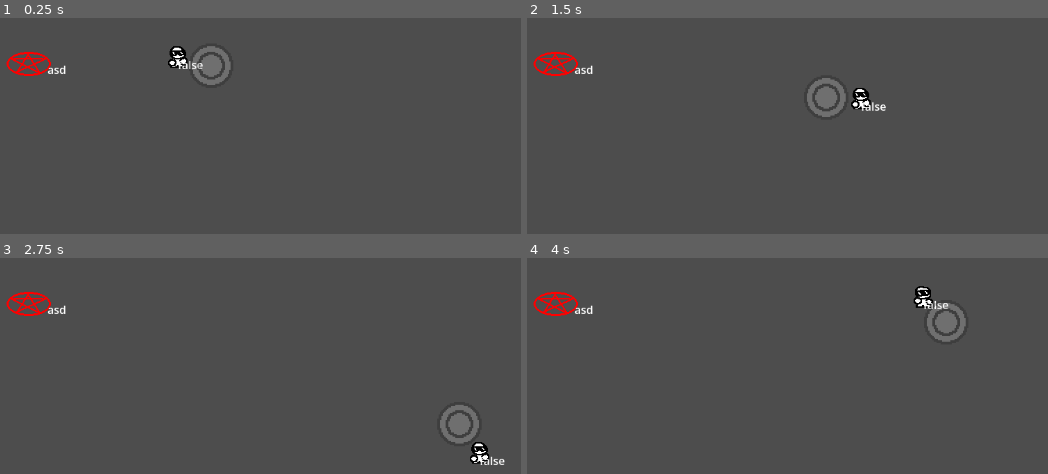
Above: before the commit, frames 1-4 (two rows, left to right).
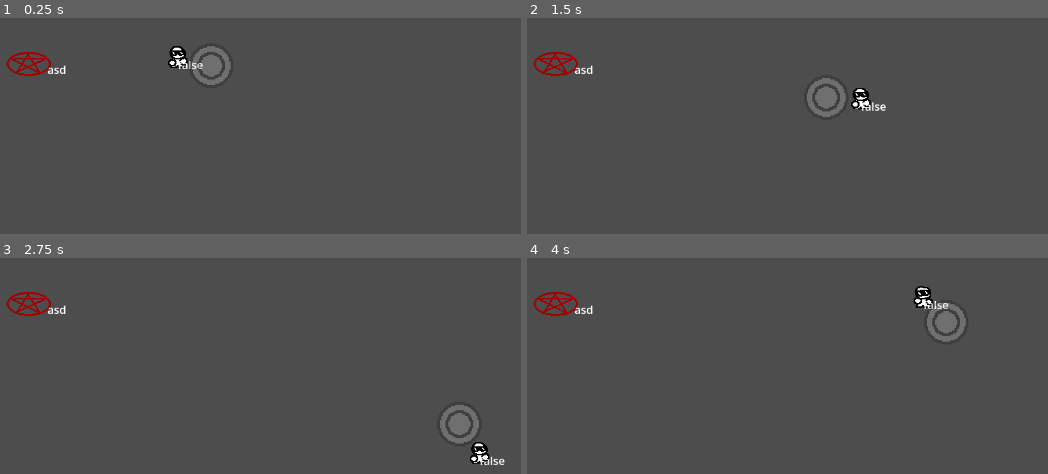
Above: after the commit, the same moments.

Repository: Daxlate/SunglassesJoey
Game: Godot game, scene res://scenes/SaraTesting.tscn
Two runs of this game, one before a commit and one after it. Both use one fixed random seed, a clock stepped at 60 frames per second and the inputs below. This scene is started directly instead of the project's main scene.
Inputs (mouse positions are in pixels of both pictures, inside the frame that each line leads up to):
- Up to frame 1 (0.25 s): no input
- Up to frame 2 (1.5 s): tap Enter at 0.5 s; move the mouse to (933, 48) at 0.52 s; press the mouse at (933, 48) at 0.53 s; hold D (MoveRight) 0.53-1.28 s; move the mouse to (594, 93) at 1.27 s; release the mouse at (594, 93) at 1.28 s; hold S (MoveDown) from 1.28 s (still down); click (594, 93) at 1.35 s
- Up to frame 3 (2.75 s): move the mouse to (outside the picture) at 2.02 s; release S (MoveDown) at 2.03 s; press the mouse at (outside the picture) at 2.03 s; hold D (MoveRight) from 2.03 s (still down)
- Up to frame 4 (4 s): move the mouse to (714, 400) at 2.77 s; release D (MoveRight) at 2.78 s; release the mouse at (714, 400) at 2.78 s; hold W (MoveUp) 2.78-3.53 s; click (714, 400) at 2.85 s; move the mouse to (995, 376) at 3.52 s; press the mouse at (995, 376) at 3.53 s; hold A (MoveLeft) from 3.53 s (still down)

The runs differ from the first frame. In frame 1, 0.4% of the frame differs, in the area x 1-10%, y 15-27%; in frame 2, 0.4%; in frame 3, 0.4%; in frame 4, 0.4%.

Commit message:
Timer Working

Diff:
--- a/scenes/pentagram.gd
+++ b/scenes/pentagram.gd
@@ -3,6 +3,13 @@
 
 func _process(delta):
 	%PentagramFloor.position = global_position
+	var OverlappingBody = get_overlapping_bodies()
+	if OverlappingBody.size() > 0:
+		if (Input.is_action_pressed("shoot") && State == 1):
+			TurnOff()
+			$Timer.start()
+			$Label.text = "asd"
+		pass
 
 func _on_timer_timeout():
 	$Label.text = "yippe"
@@ -15,10 +22,11 @@
 	State = 1
 	%PentagramFloor.play("LightUp")
 	%ExtraEffects.play("Animation")
+
 func _on_pentagram_floor_animation_finished():
-	%PentagramFloor.play("On")
-	$Label.text = "sauce"
-
+	if State == 1:
+		%PentagramFloor.play("On")
+		$Label.text = "sauce"
 
 func _on_extra_effects_animation_finished():
 	%ExtraEffects.play("Off")
--- a/scenes/pentagram.tscn
+++ b/scenes/pentagram.tscn
@@ -168,6 +168,7 @@
 }]
 
 [node name="Pentagram" type="Area2D" unique_id=1269892955]
+collision_layer = 0
 script = ExtResource("1_lll41")
 
 [node name="ExtraEffects" type="AnimatedSprite2D" parent="." unique_id=509498160]
@@ -191,6 +192,7 @@
 
 [node name="Timer" type="Timer" parent="." unique_id=829150403]
 wait_time = 5.0
+one_shot = true
 autostart = true
 
 [node name="CanvasLayer" type="CanvasLayer" parent="." unique_id=1931549005]
@@ -201,8 +203,11 @@
 unique_name_in_owner = true
 position = Vector2(1, -12)
 sprite_frames = SubResource("SpriteFrames_u5bk5")
-animation = &"On"
-
+animation = &"Off"
+autoplay = "Off"
+
+[connection signal="area_shape_entered" from="." to="." method="_on_area_shape_entered"]
+[connection signal="area_shape_exited" from="." to="." method="_on_area_shape_exited"]
 [connection signal="animation_finished" from="ExtraEffects" to="." method="_on_extra_effects_animation_finished"]
 [connection signal="timeout" from="Timer" to="." method="_on_timer_timeout"]
 [connection signal="animation_finished" from="CanvasLayer/PentagramFloor" to="." method="_on_pentagram_floor_animation_finished"]
